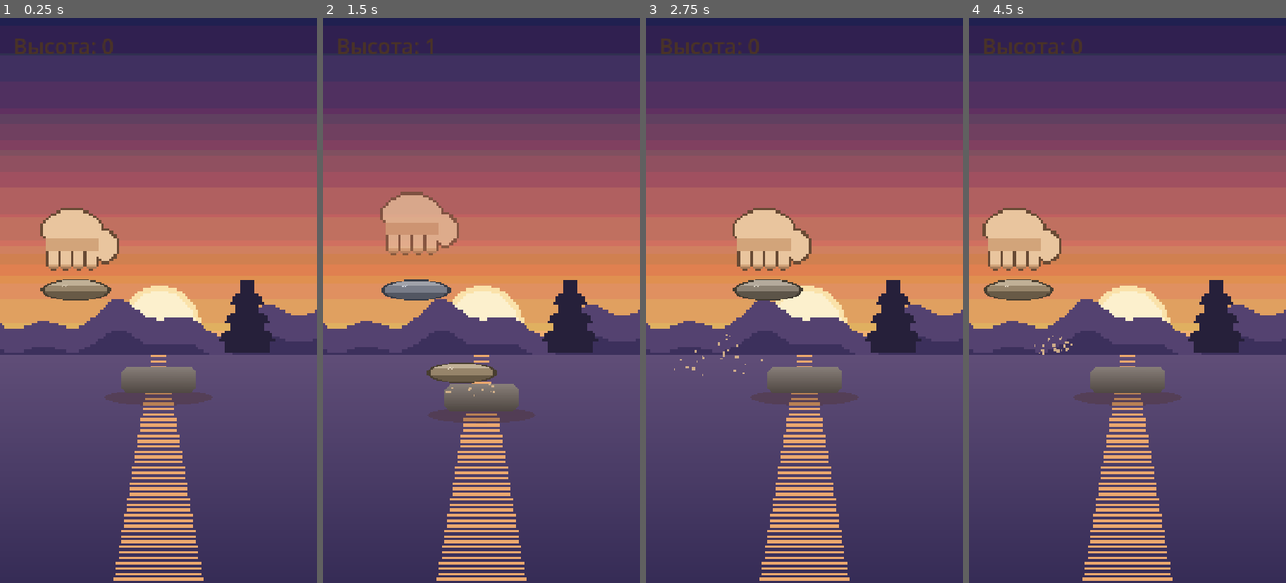
Above: before the commit, frames 1-4 (left to right).
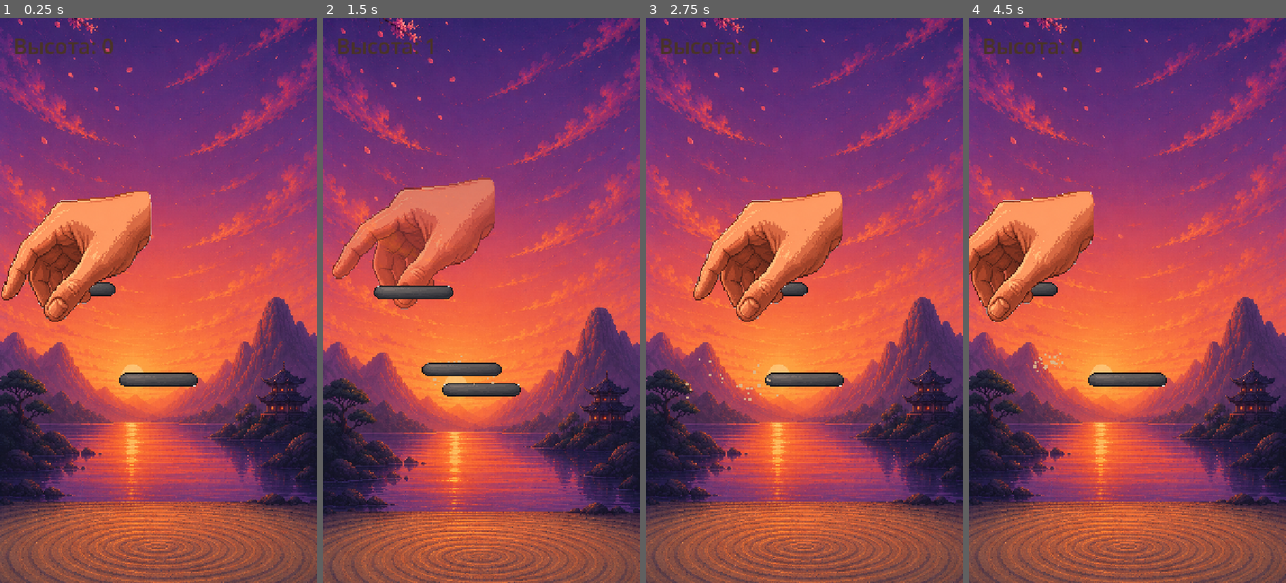
Above: after the commit, the same moments.

Repository: Babaika8/balance-tower
Game: Godot game, scene res://main.tscn
Two runs of this game, one before a commit and one after it. Both use one fixed random seed, a clock stepped at 60 frames per second and the inputs below.
Inputs (mouse positions are in pixels of both pictures, inside the frame that each line leads up to):
- Up to frame 1 (0.25 s): no input
- Up to frame 2 (1.5 s): tap Enter at 0.5 s; move the mouse to (551, 272) at 0.52 s; click (551, 272) at 0.67 s; tap Space at 0.77 s; move the mouse to (418, 328) at 1.27 s; click (418, 328) at 1.42 s
- Up to frame 3 (2.75 s): tap Space at 1.52 s; move the mouse to (836, 176) at 2.02 s; click (836, 176) at 2.17 s
- Up to frame 4 (4.5 s): move the mouse to (1111, 413) at 2.77 s; click (1111, 413) at 2.92 s; tap Space at 3.02, 3.77 s; move the mouse to (1222, 385) at 3.52 s; click (1222, 385) at 3.67 s; move the mouse to (1032, 215) at 4.27 s; click (1032, 215) at 4.42 s

The runs differ from the first frame. In frame 1, 85% of the frame differs, in the area x 0-100%, y 0-100%; in frame 2, 85%; in frame 3, 85%; in frame 4, 85%.

Commit message:
Wire user's zen art: scrolling world background, 2-frame hand release, art-fit stone size
Co-Authored-By: Claude Opus 4.8 <noreply@anthropic.com>

Diff:
--- a/game.gd
+++ b/game.gd
@@ -5,7 +5,7 @@
 # кривая укладка кренит башню, сильный перекос её роняет. Следующий камень
 # появляется сразу при касании — не ждём, пока башня перестанет качаться.
 
-const STONE_SIZE := Vector2(170, 56)
+var ssize: Vector2 = Vector2(180, 56)
 const CARRIER_GAP := 175.0      # на сколько выше вершины висит рука с камнем
 const MARGIN := 90.0            # отступ движения руки от краёв базовой ширины
 const CARRIER_SPEED := 330.0    # скорость руки, px/сек
@@ -48,24 +48,49 @@
 	_setup_dust()
 	camera.position.y = top_y - 150.0
 	_spawn_carrier()
+	if OS.get_environment("BT_SHOT") != "":
+		_auto_shot()
+
+func _auto_shot() -> void:
+	await get_tree().create_timer(0.5).timeout
+	for i in range(5):
+		var tries := 0
+		while tries < 200 and (carrier == null or state != State.WAITING
+				or absf(carrier.position.x - base_x) > 8.0):
+			await get_tree().process_frame
+			tries += 1
+		if state == State.WAITING and carrier:
+			_drop()
+		await get_tree().create_timer(0.9).timeout
+	await get_tree().create_timer(0.6).timeout
+	var img := get_viewport().get_texture().get_image()
+	img.save_png("/tmp/bt_shot.png")
+	get_tree().quit()
 
 # ---------- Сцена / окружение ----------
 
 func _setup_background() -> void:
+	# Высокий фон-картинка живёт в мире и едет вниз, пока камера поднимается.
+	var bg_tex: Texture2D = theme.get("background")
+	if bg_tex:
+		var bg := Sprite2D.new()
+		bg.texture = bg_tex
+		bg.texture_filter = CanvasItem.TEXTURE_FILTER_NEAREST
+		bg.z_index = -100
+		var s := BASE_W / float(bg_tex.get_width())
+		bg.scale = Vector2(s, s)
+		var bg_h := bg_tex.get_height() * s
+		# Низ фона — у нижней кромки стартового вида; вверх уходит небо.
+		var bottom_y := 1500.0
+		bg.position = Vector2(base_x, bottom_y - bg_h / 2.0)
+		add_child(bg)
+		# Цвет очистки = верхний пиксель фона (если башня перерастёт картинку).
+		RenderingServer.set_default_clear_color(_top_color(bg_tex))
+		return
+
 	var layer := CanvasLayer.new()
 	layer.layer = -10
 	add_child(layer)
-
-	# Если у темы есть картинка фона — используем её вместо векторного неба.
-	var bg_tex: Texture2D = theme.get("background")
-	if bg_tex:
-		var bg := TextureRect.new()
-		bg.texture = bg_tex
-		bg.texture_filter = CanvasItem.TEXTURE_FILTER_NEAREST
-		bg.stretch_mode = TextureRect.STRETCH_KEEP_ASPECT_COVERED
-		bg.set_anchors_and_offsets_preset(Control.PRESET_FULL_RECT)
-		layer.add_child(bg)
-		return
 
 	var g := Gradient.new()
 	g.offsets = PackedFloat32Array([0.0, 0.55, 1.0])
@@ -132,19 +157,23 @@
 	ped.position = Vector2(base_x, pedestal_y)
 	var shape := CollisionShape2D.new()
 	var rect := RectangleShape2D.new()
-	rect.size = Vector2(STONE_SIZE.x, 60.0)
+	rect.size = Vector2(ssize.x, 60.0)
 	shape.shape = rect
 	ped.add_child(shape)
-	var shadow := Polygon2D.new()
-	shadow.polygon = _ellipse_polygon(STONE_SIZE.x * 0.72, 18.0, 24)
-	shadow.color = Color(0.3, 0.18, 0.12, 0.32)
-	shadow.position = Vector2(0, 40)
-	ped.add_child(shadow)
 	var ped_tex: Texture2D = theme.get("pedestal")
+	var stones_arr: Array = theme.get("stones", [])
 	if ped_tex:
-		ped.add_child(_sprite_scaled_to_width(ped_tex, STONE_SIZE.x))
+		ped.add_child(_sprite_scaled_to_width(ped_tex, ssize.x))
+	elif stones_arr.size() > 0:
+		# Нет отдельного постамента — кладём камень как основание.
+		ped.add_child(_sprite_scaled_to_width(stones_arr[0], ssize.x))
 	else:
-		ped.add_child(_make_rock(Vector2(STONE_SIZE.x, 60.0), Color("6E635C")))
+		var shadow := Polygon2D.new()
+		shadow.polygon = _ellipse_polygon(ssize.x * 0.72, 18.0, 24)
+		shadow.color = Color(0.3, 0.18, 0.12, 0.32)
+		shadow.position = Vector2(0, 40)
+		ped.add_child(shadow)
+		ped.add_child(_make_rock(Vector2(ssize.x, 60.0), Color("6E635C")))
 	add_child(ped)
 	ground_top_y = pedestal_y - 30.0
 	top_y = ground_top_y
@@ -175,10 +204,10 @@
 	var idx := _pick_stone()
 	carrier.set_meta("stone_color", color)
 	carrier.set_meta("stone_idx", idx)
-	var rock := _stone_visual(STONE_SIZE, color, idx)
+	var rock := _stone_visual(ssize, color, idx)
 	carrier.add_child(rock)
 	carrier.set_meta("rock_node", rock)
-	_add_hand_top(carrier, STONE_SIZE)
+	_add_hand_top(carrier, ssize)
 	add_child(carrier)
 	carrier_dir = 1.0
 	state = State.WAITING
@@ -254,10 +283,10 @@
 	stone.max_contacts_reported = 4
 	var shape := CollisionShape2D.new()
 	var rect := RectangleShape2D.new()
-	rect.size = STONE_SIZE
+	rect.size = ssize
 	shape.shape = rect
 	stone.add_child(shape)
-	stone.add_child(_stone_visual(STONE_SIZE, color, idx))
+	stone.add_child(_stone_visual(ssize, color, idx))
 	var mat := PhysicsMaterial.new()
 	mat.friction = 0.9
 	mat.bounce = 0.0
@@ -278,12 +307,12 @@
 		return
 	stone.set_meta("placed", true)
 	stone.set_meta("min_y", stone.global_position.y)
-	var new_top := stone.global_position.y - STONE_SIZE.y / 2.0
+	var new_top := stone.global_position.y - ssize.y / 2.0
 	if new_top < top_y:
 		top_y = new_top
 	score += 1
 	_update_score()
-	_puff(Vector2(stone.global_position.x, stone.global_position.y + STONE_SIZE.y / 2.0))
+	_puff(Vector2(stone.global_position.x, stone.global_position.y + ssize.y / 2.0))
 	if stone == current_stone:
 		current_stone = null
 	# Рука появляется сразу — даже пока башня ещё качается.
@@ -355,6 +384,12 @@
 	var rock = c.get_meta("rock_node")
 	if is_instance_valid(rock):
 		rock.queue_free()
+	# Кадр «отпустил» (вторая картинка руки).
+	var hand_rel: Texture2D = theme.get("hand_release")
+	if hand_rel and c.has_meta("hand_node"):
+		var hn = c.get_meta("hand_node")
+		if is_instance_valid(hn):
+			hn.texture = hand_rel
 	var tw := create_tween()
 	tw.set_parallel(true)
 	tw.tween_property(c, "position:y", c.position.y - 70.0, 0.22)
@@ -371,19 +406,33 @@
 func _load_theme() -> void:
 	theme = {
 		"stones": [],
-		"hand": _tex(THEME_DIR + "hand.png"),
+		"hand": _tex(THEME_DIR + "hand1.png"),       # кадр «держит»
+		"hand_release": _tex(THEME_DIR + "hand2.png"),  # кадр «отпустил»
 		"background": _tex(THEME_DIR + "background.png"),
 		"pedestal": _tex(THEME_DIR + "pedestal.png"),
 	}
+	if theme["hand"] == null:
+		theme["hand"] = _tex(THEME_DIR + "hand.png")
 	for n in ["stone.png", "stone2.png", "stone3.png", "stone4.png"]:
 		var t := _tex(THEME_DIR + n)
 		if t:
 			theme["stones"].append(t)
+	# Подгоняем физическую коробку камня под пропорции арта (ширина 180).
+	var arr: Array = theme["stones"]
+	if arr.size() > 0:
+		var t0: Texture2D = arr[0]
+		ssize = Vector2(180.0, round(180.0 * t0.get_height() / float(t0.get_width())))
 
 func _tex(path: String) -> Texture2D:
 	if ResourceLoader.exists(path):
 		return load(path)
 	return null
+
+func _top_color(tex: Texture2D) -> Color:
+	var img := tex.get_image()
+	if img:
+		return img.get_pixel(int(img.get_width() / 2), 1)
+	return Color(0.1, 0.08, 0.15)
 
 func _pick_stone() -> int:
 	var stones_arr: Array = theme.get("stones", [])
@@ -422,10 +471,12 @@
 func _add_hand_top(parent: Node, size: Vector2) -> void:
 	var hand_tex: Texture2D = theme.get("hand")
 	if hand_tex:
-		var sp := _sprite_scaled_to_width(hand_tex, size.x * 1.15)
+		var sp := _sprite_scaled_to_width(hand_tex, size.x * 1.9)
 		var hand_h := hand_tex.get_height() * sp.scale.y
-		sp.position = Vector2(0, -size.y / 2.0 - hand_h / 2.0 + 16.0)
+		# Кисть держит камень: опускаем так, чтобы пальцы были у верха камня.
+		sp.position = Vector2(0, -size.y / 2.0 - hand_h / 2.0 + 90.0)
 		parent.add_child(sp)
+		parent.set_meta("hand_node", sp)
 		return
 
 	var skin := Color("E8C49C")
Binary file changed: assets/zen/background.png
Not shown, changed: assets/zen/background.png.import
Binary file removed: assets/zen/hand.png
Not shown, removed: assets/zen/hand.png.import
Binary file added: assets/zen/hand1.png
Not shown, changed: assets/zen/hand1.png.import
Binary file added: assets/zen/hand2.png
Not shown, changed: assets/zen/hand2.png.import
Binary file changed: assets/zen/stone.png
Not shown, changed: assets/zen/stone.png.import
Binary file removed: assets/zen/stone2.png
Binary file removed: assets/zen/stone3.png
(and 2 more such lines)
